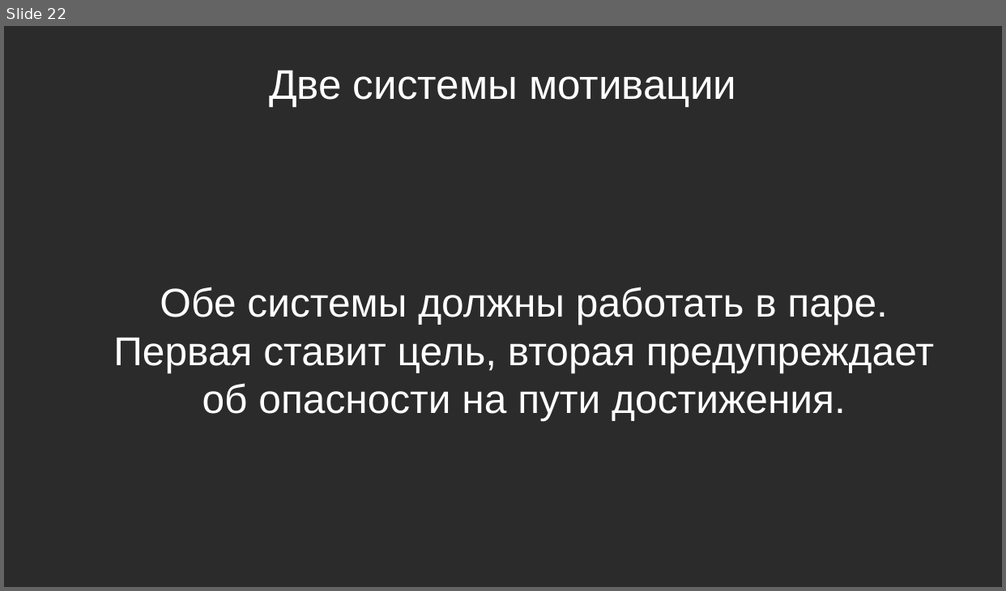
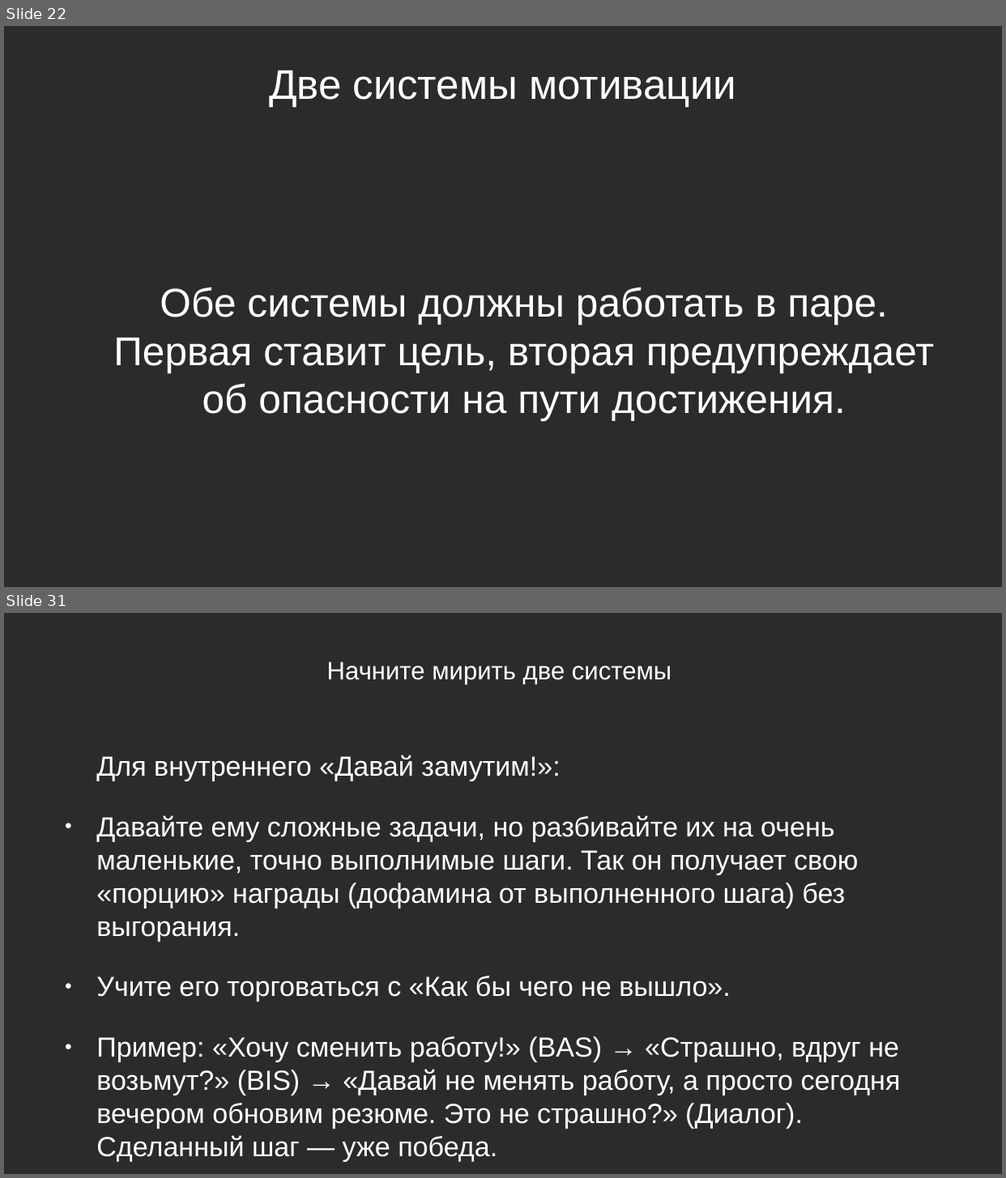
Before and after one commit to Chularev/articles, a slide deck: Psychology/Гомеостаз и мотивация (практика).odp. Shown one above the other, each under a label of ours: slide 22 before the commit, slides 22 and 31 after it; the slides between them are not shown. The pictures are 1006x591 and 1006x1178 pixels, drawn with LibreOffice and Linux fonts; fonts in the diff are those of the drawing; background and template pictures are left out; a plain dark background stands for a picture behind light text. Boxes give left, top, right and bottom in pixels: in the first picture for what was removed or moved away, otherwise in the second. Text is boxed around its words. In the diff, an @@ line names an element or a change of style, - is before the commit and + after.

```diff
--- a/Psychology/Гомеостаз и мотивация (практика).odp
+++ b/Psychology/Гомеостаз и мотивация (практика).odp
@@ slide 31 added at (x1=4, y1=613, x2=1002, y2=1174), background picture (left out) @@
@@ title added at (x1=327, y1=662, x2=671, y2=685), 20 pt, text #FFFFFF @@
+Начните мирить две системы
@@ text added at (x1=96, y1=755, x2=901, y2=1129), 22 pt, text #FFFFFF @@
+Для внутреннего «Давай замутим!»:
+● Давайте ему сложные задачи, но разбивайте их на очень маленькие, точно выполнимые шаги. Так он получает свою «порцию» награды (дофамина от выполненного шага) без выгорания.
+● Учите его торговаться с «Как бы чего не вышло».
+● Пример: «Хочу сменить работу!» (BAS) → «Страшно, вдруг не возьмут?» (BIS) → «Давай не менять работу, а просто сегодня вечером обновим резюме. Это не страшно?» (Диалог). Сделанный шаг — уже победа.
```
Also in this commit, not shown: 4 slides changed, 13 other slides added, 1 slide removed.
